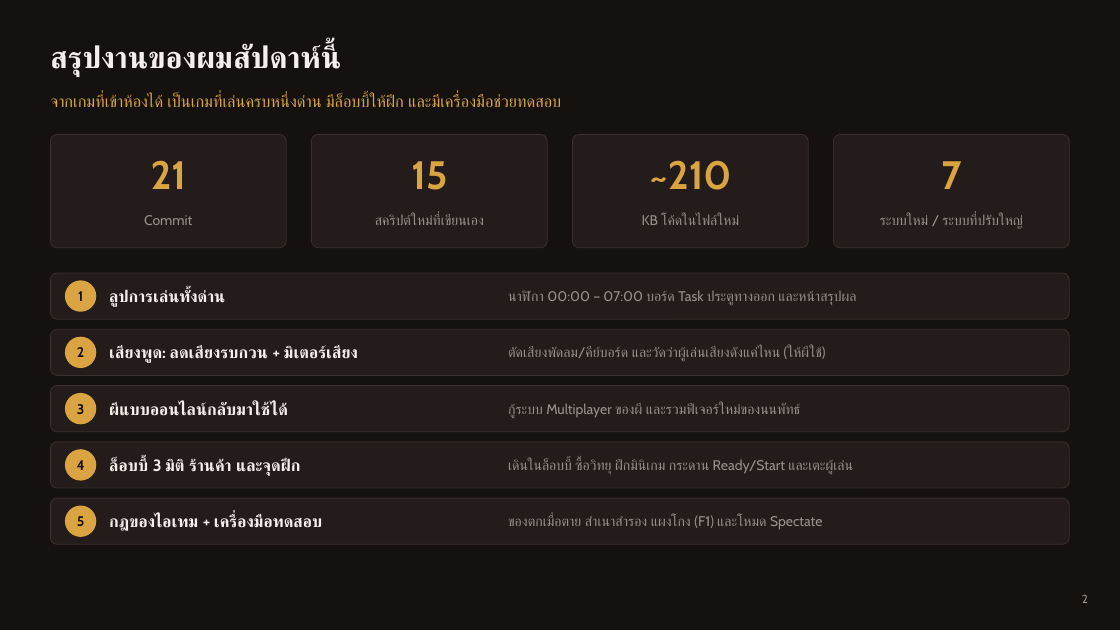
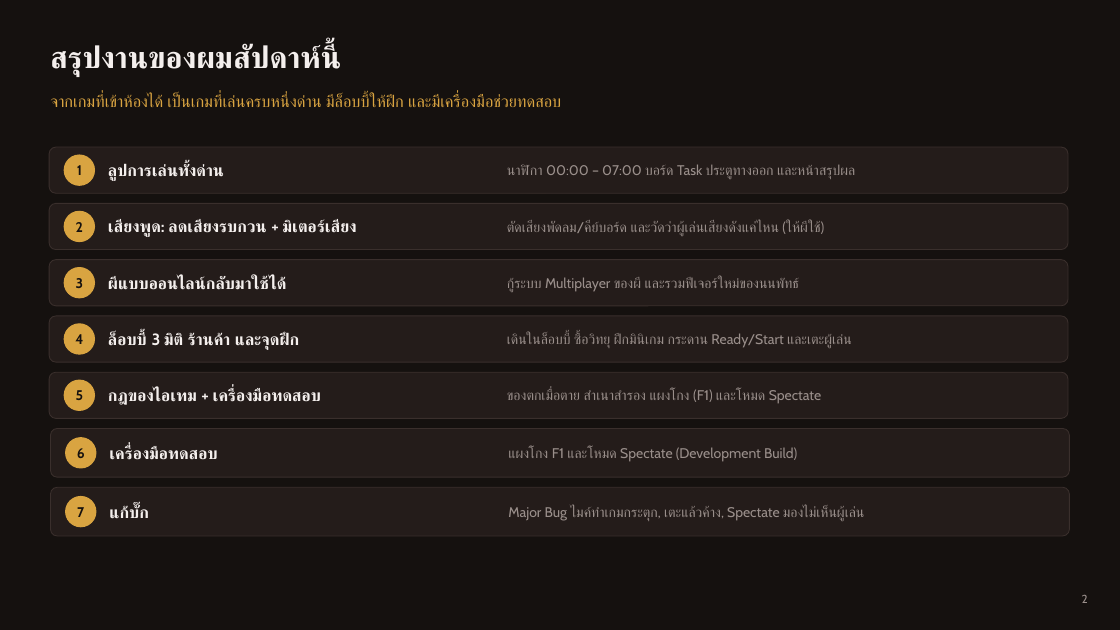
Before and after one commit to AtirojDev12/Pre-Thesis, a slide deck: slide 2 of Kong & Head Pro Grammer Presentation/Pre-Thesis_MyWork_Week6.pptx. Drawn at 1120x630 pixels with LibreOffice and Linux fonts; fonts in the diff are those of the drawing. Boxes give left, top, right and bottom in pixels: in the first picture for what was removed or moved away, otherwise in the second. Text is boxed around its words. In the diff, an @@ line names an element or a change of style, - is before the commit and + after.

```diff
--- a/Kong & Head Pro Grammer Presentation/Pre-Thesis_MyWork_Week6.pptx
+++ b/Kong & Head Pro Grammer Presentation/Pre-Thesis_MyWork_Week6.pptx
@@ rounded rectangle removed at (50, 134, 287, 248) @@
@@ rounded rectangle added at (50, 147, 1069, 193), fill #241C1A, outline #3A2F2C 0.75 pt @@
@@ rounded rectangle removed at (312, 134, 548, 248) @@
@@ rounded rectangle removed at (573, 134, 809, 248) @@
@@ rounded rectangle removed at (833, 134, 1070, 248) @@
@@ ellipse added at (65, 155, 95, 186), fill #D9A441, outline #D9A441 1 pt @@
@@ text removed at (151, 160, 187, 189) @@
-21
@@ text removed at (411, 161, 447, 190) @@
-15
@@ text removed at (649, 160, 731, 190) @@
-~210
@@ rounded rectangle added at (50, 203, 1069, 250), fill #241C1A, outline #3A2F2C 0.75 pt @@
@@ ellipse added at (65, 212, 95, 242), fill #D9A441, outline #D9A441 1 pt @@
@@ text removed at (144, 215, 192, 225) @@
-Commit
@@ text removed at (375, 214, 484, 225) @@
-สคริปต์ใหม่ที่เขียนเอง
@@ text removed at (642, 214, 739, 225) @@
-KB โค้ดในไฟล์ใหม่
@@ text removed at (880, 214, 1023, 229) @@
-ระบบใหม่ / ระบบที่ปรับใหญ่
@@ 15 texts: place and size @@
-15 texts at (77, 290, 856, 531)
+15 texts at (75, 164, 855, 405)
@@ 4 rounded rectangles, 2 ellipses: place and size @@
-4 rounded rectangles, 2 ellipses at (50, 273, 1070, 488)
+4 rounded rectangles, 2 ellipses at (50, 260, 1070, 477)
@@ 3 ellipses, 1 rounded rectangle: place and size @@
-3 ellipses, 1 rounded rectangle at (50, 393, 1070, 544)
+3 ellipses, 1 rounded rectangle at (50, 381, 1070, 536)
@@ rounded rectangle at (50, 429, 1070, 477): proportions changed @@
@@ text added at (77, 448, 85, 458), 12 pt, text #15110F, bold @@
+6
@@ text added at (109, 447, 217, 460), 14 pt, text #F4EFED, bold @@
+เครื่องมือทดสอบ
@@ text added at (508, 447, 797, 462), 12 pt, text #9A8F8B @@
+แผงโกง F1 และโหมด Spectate (Development Build)
@@ rounded rectangle at (50, 487, 1070, 536): proportions changed @@
@@ text "7": place and size @@
-text "7" at (941, 161, 961, 189)
+text "7" at (77, 507, 84, 517)
@@ text "7" at (77, 507, 84, 517): size 34 to 12 pt, text colour #D9A441 to #15110F @@
@@ text added at (109, 505, 149, 519), 14 pt, text #F4EFED, bold @@
+แก้บั๊ก
@@ text added at (508, 506, 864, 521), 12 pt, text #9A8F8B @@
+Major Bug ไมค์ทำเกมกระตุก, เตะแล้วค้าง, Spectate มองไม่เห็นผู้เล่น
```
Also in this commit, not shown: 11 other slides changed, 4 other files.
